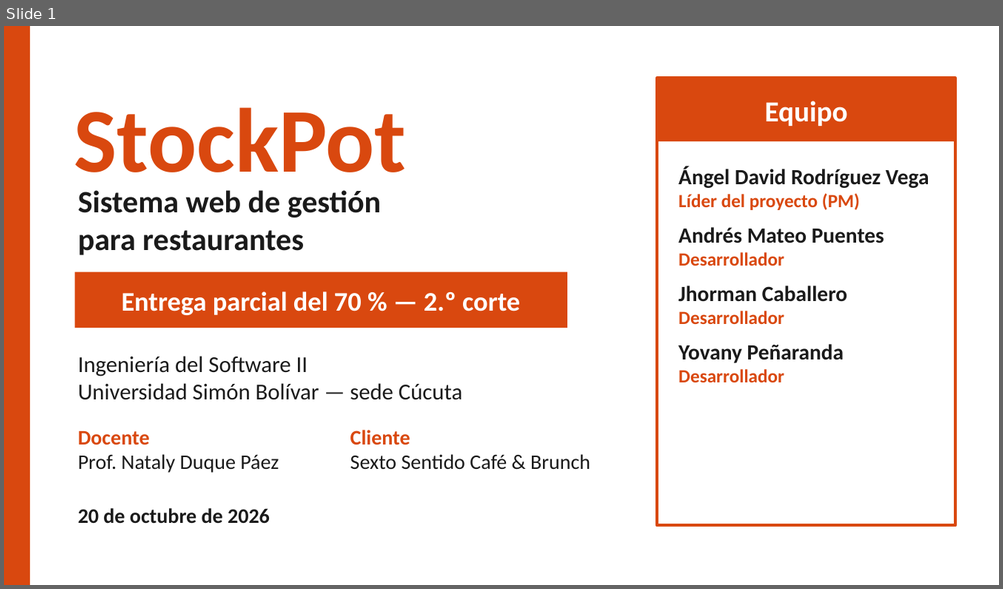
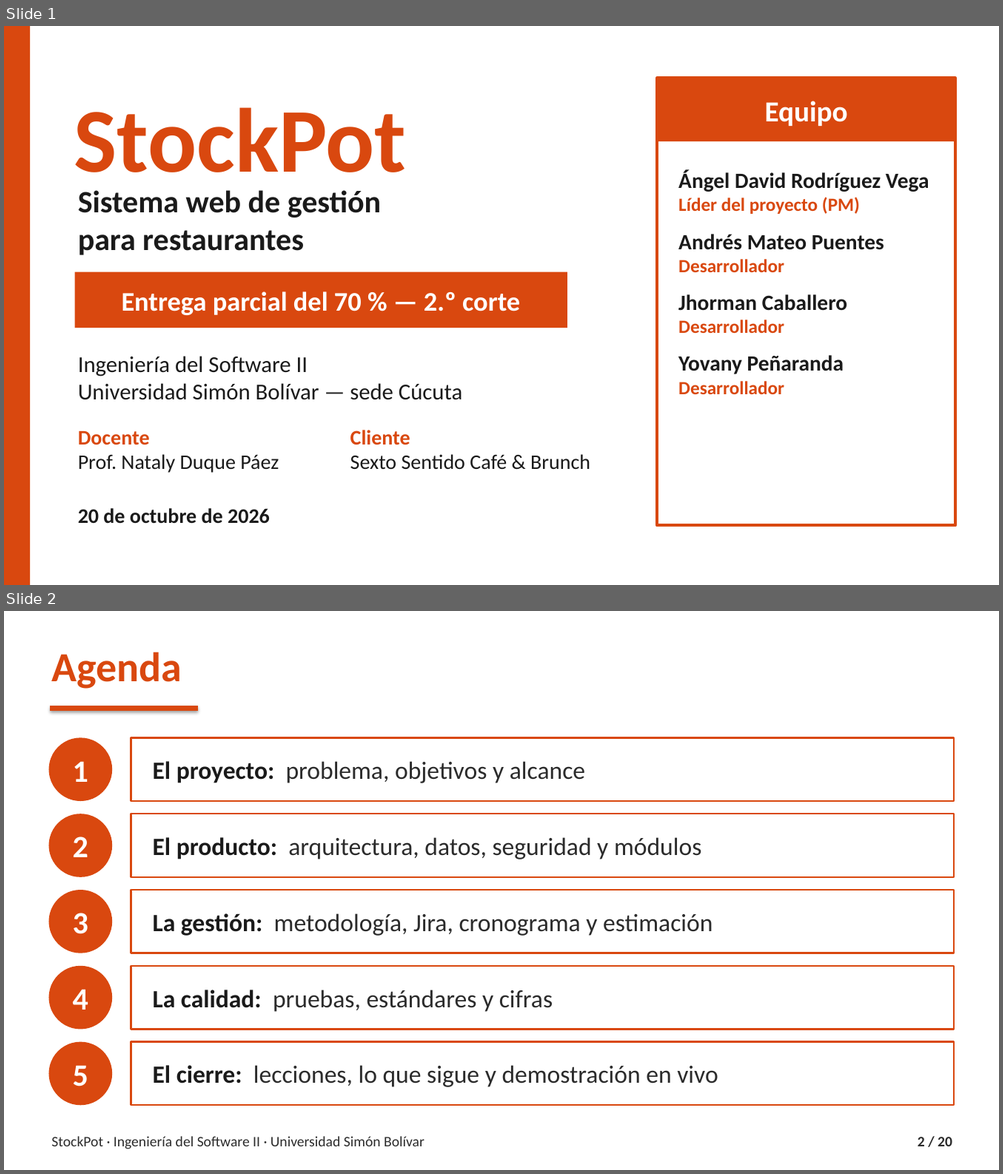
Before and after one commit to Angelssjyf/stockpot, a slide deck: docs/entrega-2do-corte/05_Demostracion/StockPot_Sustentacion_70.pptx. Shown one above the other, each under a label of ours: slide 1 before the commit, slides 1 and 2 after it. The pictures are 1003x589 and 1003x1174 pixels, drawn with LibreOffice and Linux fonts; fonts in the diff are those of the drawing. Boxes give left, top, right and bottom in pixels: in the first picture for what was removed or moved away, otherwise in the second. Text is boxed around its words. In the diff, an @@ line names an element or a change of style, - is before the commit and + after.

```diff
--- a/docs/entrega-2do-corte/05_Demostracion/StockPot_Sustentacion_70.pptx
+++ b/docs/entrega-2do-corte/05_Demostracion/StockPot_Sustentacion_70.pptx
@@ slide 2 added at <box>4,611,999,1170</box>, background #FFFFFF @@
@@ text added at <box>51,652,182,689</box>, 40 pt, text #D9480F, bold @@
+Agenda
@@ line added from (51, 708) to (198, 708), #D9480F 5 pt @@
@@ ellipse added at <box>48,738,112,801</box>, fill #D9480F @@
@@ rectangle added at <box>131,738,954,801</box>, fill #FFFFFF, outline #D9480F 1.75 pt @@
@@ text added at <box>73,761,88,782</box>, 30 pt, text #FFFFFF, bold @@
+1
@@ text added at <box>153,761,585,783</box>, 24 pt, text #2B2B2B @@
+El proyecto: problema, objetivos y alcance
@@ ellipse added at <box>48,814,112,877</box>, fill #D9480F @@
@@ rectangle added at <box>131,814,954,877</box>, fill #FFFFFF, outline #D9480F 1.75 pt @@
@@ text added at <box>73,837,88,857</box>, 30 pt, text #FFFFFF, bold @@
+2
@@ text added at <box>153,837,701,860</box>, 24 pt, text #2B2B2B @@
+El producto: arquitectura, datos, seguridad y módulos
@@ ellipse added at <box>48,890,112,954</box>, fill #D9480F @@
@@ rectangle added at <box>131,890,954,954</box>, fill #FFFFFF, outline #D9480F 1.75 pt @@
@@ text added at <box>73,913,88,934</box>, 30 pt, text #FFFFFF, bold @@
+3
@@ text added at <box>153,914,712,936</box>, 24 pt, text #2B2B2B @@
+La gestión: metodología, Jira, cronograma y estimación
@@ ellipse added at <box>48,966,112,1030</box>, fill #D9480F @@
@@ rectangle added at <box>131,966,954,1030</box>, fill #FFFFFF, outline #D9480F 1.75 pt @@
@@ text added at <box>73,989,88,1010</box>, 30 pt, text #FFFFFF, bold @@
+4
@@ text added at <box>153,990,552,1012</box>, 24 pt, text #2B2B2B @@
+La calidad: pruebas, estándares y cifras
@@ ellipse added at <box>48,1042,112,1105</box>, fill #D9480F @@
@@ rectangle added at <box>131,1042,954,1105</box>, fill #FFFFFF, outline #D9480F 1.75 pt @@
@@ text added at <box>73,1065,88,1087</box>, 30 pt, text #FFFFFF, bold @@
+5
@@ text added at <box>153,1065,717,1088</box>, 24 pt, text #2B2B2B @@
+El cierre: lecciones, lo que sigue y demostración en vivo
@@ text added at <box>51,1136,424,1150</box>, 14 pt, text #2B2B2B @@
+StockPot · Ingeniería del Software II · Universidad Simón Bolívar
@@ text added at <box>917,1137,952,1147</box>, 14 pt, text #2B2B2B, bold @@
+2 / 20
@@ slide 1 changed as well @@
@@ text "Ángel David Rodríguez Vega" rewrapped from <box>678,167,929,383</box> to <box>678,170,929,395</box> @@
```
Also in this commit, not shown: 7 other slides changed, 11 other slides added, 1 slide removed, 3 other files.
